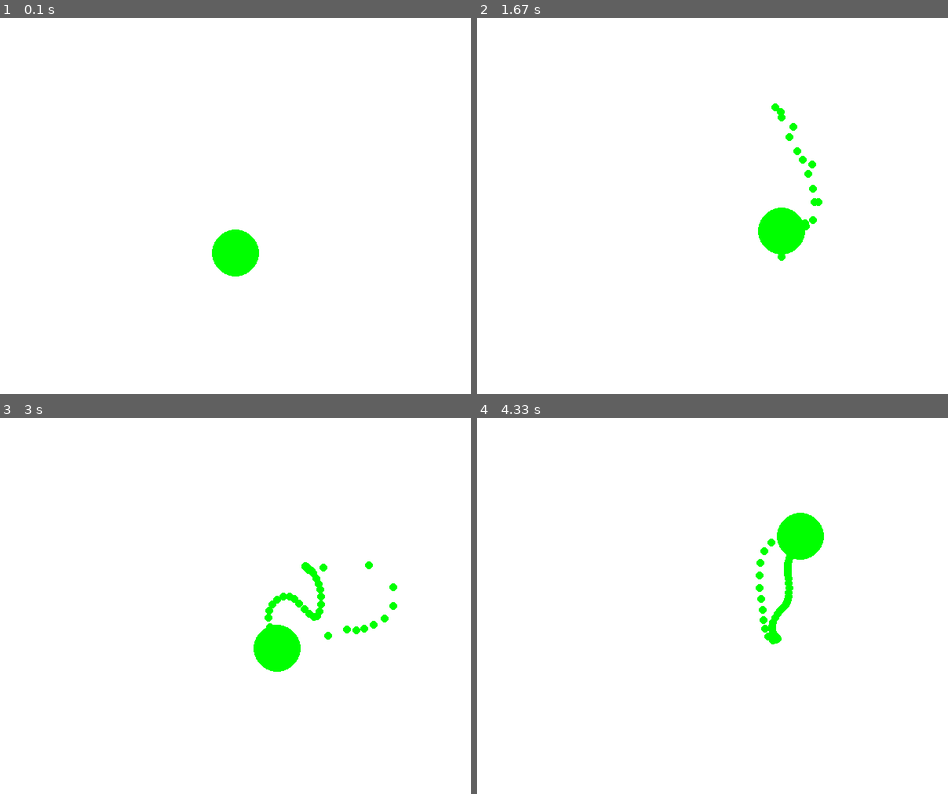
Above: before the commit, frames 1-4 (two rows, left to right).
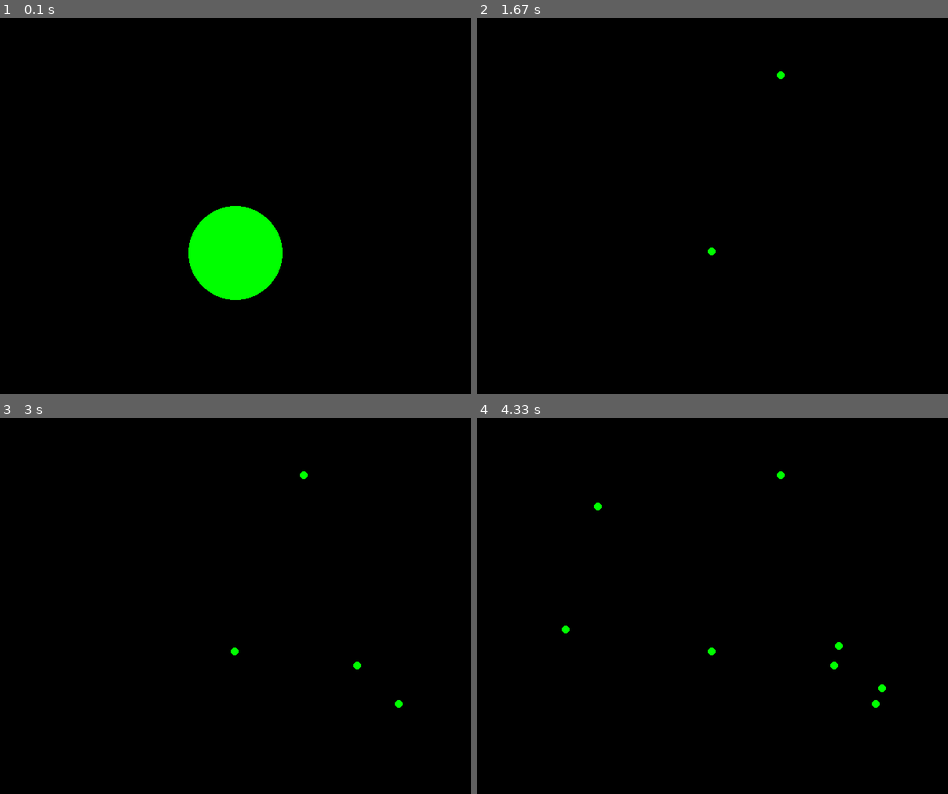
Above: after the commit, the same moments.

Repository: saubun/python-repo
Game: pygame game, started from src/gravity.py
Same seed, same stepped clock (60 frames per second), same inputs: the game is played once before the commit and once after it.
Inputs (mouse positions are in pixels of both pictures, inside the frame that each line leads up to):
- Up to frame 1 (0.1 s): no input
- Up to frame 2 (1.67 s): tap 1 at 0.33 s; press the mouse at (783, 74) at 0.7 s; move the mouse to (834, 206) at 0.8 s; release the mouse at (882, 337) at 0.93 s; tap 4 at 1 s; click (712, 251) at 1.38 s
- Up to frame 3 (3 s): click (357, 666) at 1.72 s; click (400, 703) at 2.05 s; press the mouse at (400, 703) at 2.37 s; move the mouse to (249, 617) at 2.47 s; release the mouse at (98, 534) at 2.6 s; tap 2 at 2.67 s
- Up to frame 4 (4.33 s): press the mouse at (877, 703) at 3.03 s; move the mouse to (759, 711) at 3.13 s; release the mouse at (641, 715) at 3.27 s; click (839, 647) at 3.38 s; click (566, 628) at 3.72 s; click (599, 508) at 4.05 s

The runs differ from the first frame. In frame 1, 99% of the frame differs, in the area x 0-100%, y 0-100%; in frame 2, 100%; in frame 3, 100%; in frame 4, 100%.

Commit message:
fixed gravity with try except statements

Diff:
--- a/src/gravity.py
+++ b/src/gravity.py
@@ -20,12 +20,11 @@
 class Circle:
     '''A class to create a circle object'''
 
-    def __init__(self, pos: pygame.Vector2, radius: int):
+    def __init__(self, pos: pygame.Vector2, radius: int, mass: int):
         self.pos = pygame.Vector2(pos)
         self.radius = radius
-        self.bounce = 0
-        self.oldVelocity = pygame.Vector2(0, 0)
         self.velocity = pygame.Vector2(0, 0)
+        self.mass = mass
 
     def draw(self, color: set or list):
         '''Draw the Circle'''
@@ -62,7 +61,9 @@
 
     balls = []
 
-    balls.append(Circle((300, 300), 30))
+    balls.append(Circle((300, 300), 60, 5000000))
+
+    speed = 1.0
 
     running = True
     while running:
@@ -75,13 +76,20 @@
             elif event.type == pygame.KEYDOWN:
                 if event.key == pygame.K_ESCAPE:
                     running = False
-
-        # Mouse
-        if pygame.mouse.get_pressed()[0]:
-            balls.append(Circle((pygame.mouse.get_pos()), 5))
+                if event.key == pygame.K_1:
+                    speed = 1
+                if event.key == pygame.K_2:
+                    speed = 10
+                if event.key == pygame.K_3:
+                    speed = 100
+                if event.key == pygame.K_4:
+                    speed = 1000
+            elif event.type == pygame.MOUSEBUTTONDOWN:
+                if pygame.mouse.get_pressed()[0]:
+                    balls.append(Circle((pygame.mouse.get_pos()), 5, 500000))
 
         # Reset display
-        screen.fill(WHITE)
+        screen.fill(BLACK)
 
         # For all balls
         for ball in balls:
@@ -99,27 +107,34 @@
                 # Calculate forces
                 oldVelocity = ball.velocity
 
+                displacement = ball.pos - otherBall.pos
+
                 try:
-                    displacement = ball.pos - otherBall.pos
                     direction = displacement.normalize()
-                    ball.velocity = direction * 10.0
-                    distance = displacement.magnitude()
+                except ValueError:
+                    direction = displacement
 
-                    acceleration = (ball.velocity - oldVelocity) / FPS
-                    force = ball.radius * acceleration
-                    otherBall.applyForce(force)
+                ball.velocity = direction * speed
+                distance = displacement.magnitude()
 
-                    # Check distance
-                    if ball.collisionCheckOtherCircle(otherBall, distance):
-                        otherBall.applyForce(-force)
-                        ...
-                        # otherBall.applyForce(force)
+                acceleration = (ball.velocity - oldVelocity) / FPS
 
-                    # Apply forces
-                    # otherBall.applyForce(-force)
+                try:
+                    forceMagnitude = 0.0000000000667 * (
+                        (ball.mass * otherBall.mass) / distance**2)
+                except ZeroDivisionError:
+                    forceMagnitude = 0
 
-                except ValueError:
-                    pass
+                force = acceleration * forceMagnitude
+
+                # Check distance
+                if ball.collisionCheckOtherCircle(otherBall, distance):
+                    ball.applyForce(force)
+                else:
+                    ball.applyForce(-force)
+
+                # for ball in balls[1:]:
+                #     ball.applyForce((0 * speed, -0.00001 * speed))
 
         # Update display
         pygame.display.update()
